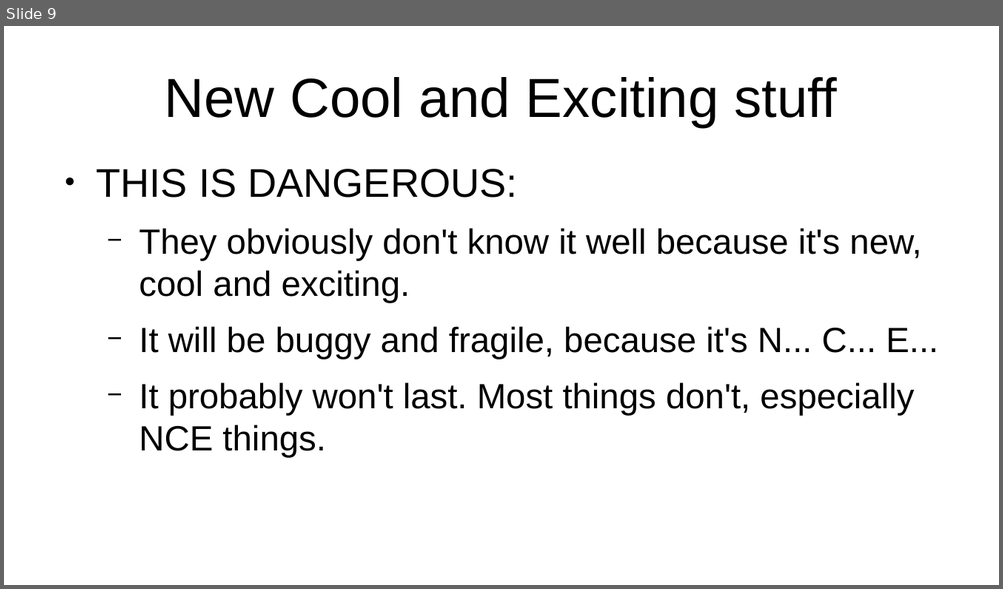
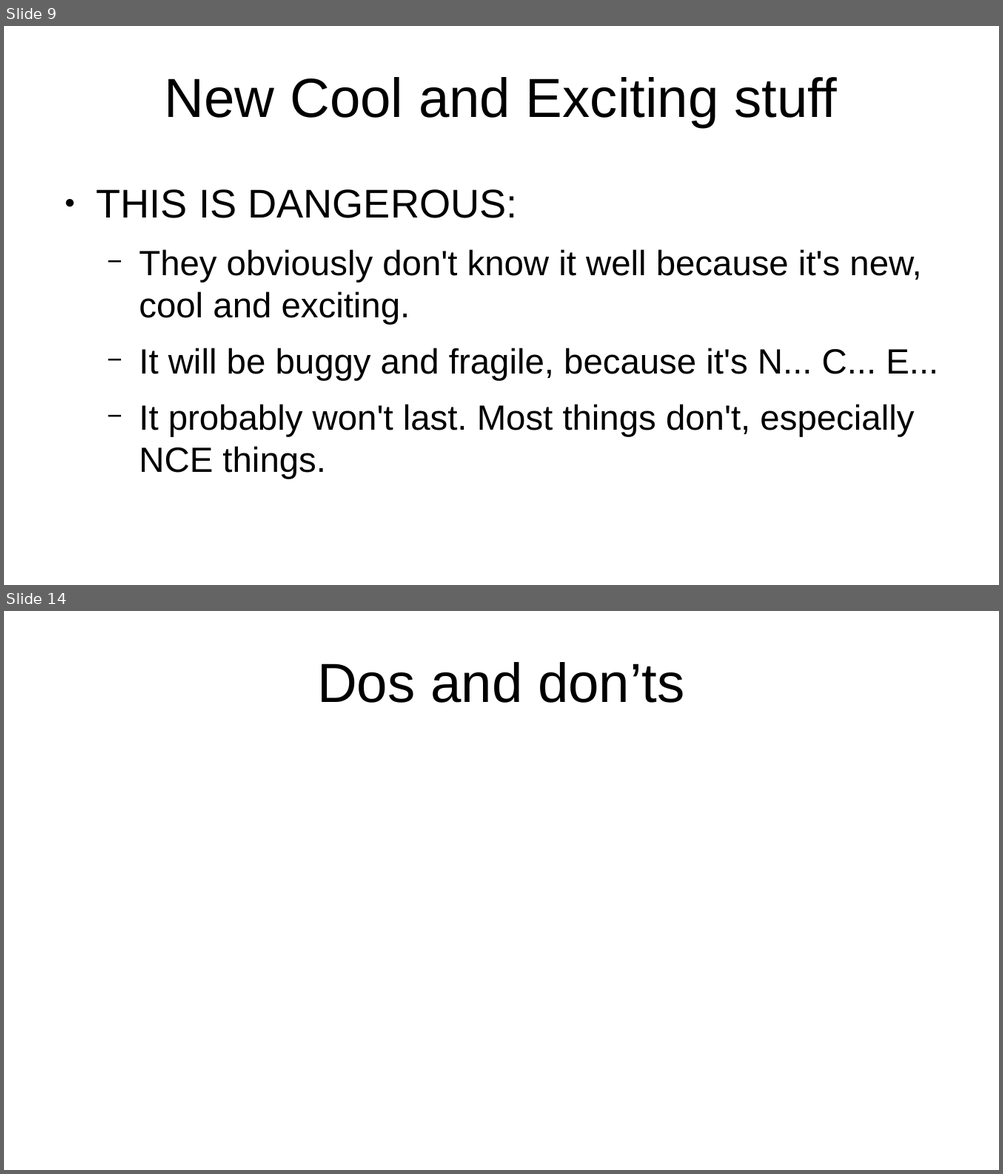
Before and after one commit to projectEndings/Endings, a slide deck: presentations/dhsi2019/talk_to_your_programmer.odp. Shown one above the other, each under a label of ours: slide 9 before the commit, slides 9 and 14 after it; the slides between them are not shown. The pictures are 1003x589 and 1003x1174 pixels, drawn with LibreOffice and Linux fonts; fonts in the diff are those of the drawing. Boxes give left, top, right and bottom in pixels: in the first picture for what was removed or moved away, otherwise in the second. Text is boxed around its words. In the diff, an @@ line names an element or a change of style, - is before the commit and + after.

```diff
--- a/presentations/dhsi2019/talk_to_your_programmer.odp
+++ b/presentations/dhsi2019/talk_to_your_programmer.odp
@@ slide 14 added at [4,611,999,1170], background #FFFFFF @@
@@ title added at [317,662,685,703], 44 pt, text #000000 @@
+Dos and don’ts
@@ slide 9 changed as well @@
@@ text "THIS IS DANGEROUS:": place and size @@
-text "THIS IS DANGEROUS:" at [96,169,938,458]
+text "THIS IS DANGEROUS:" at [96,190,938,479]
```
Also in this commit, not shown: 7 other slides changed, 9 other slides added.
